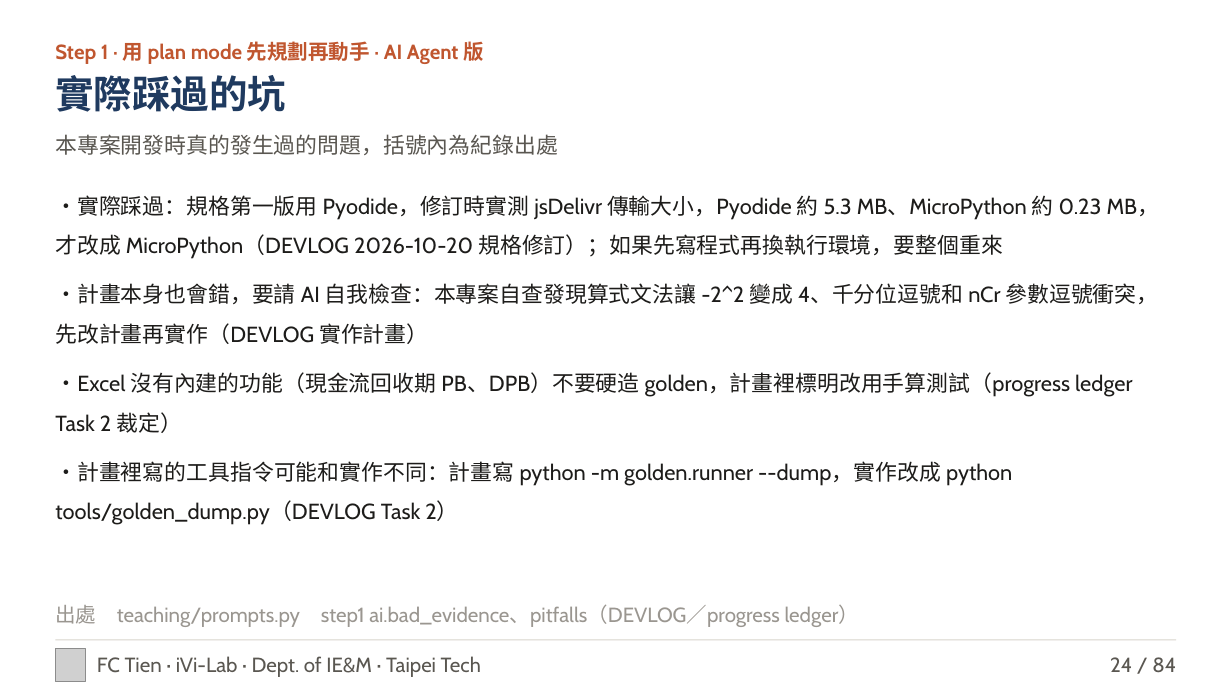
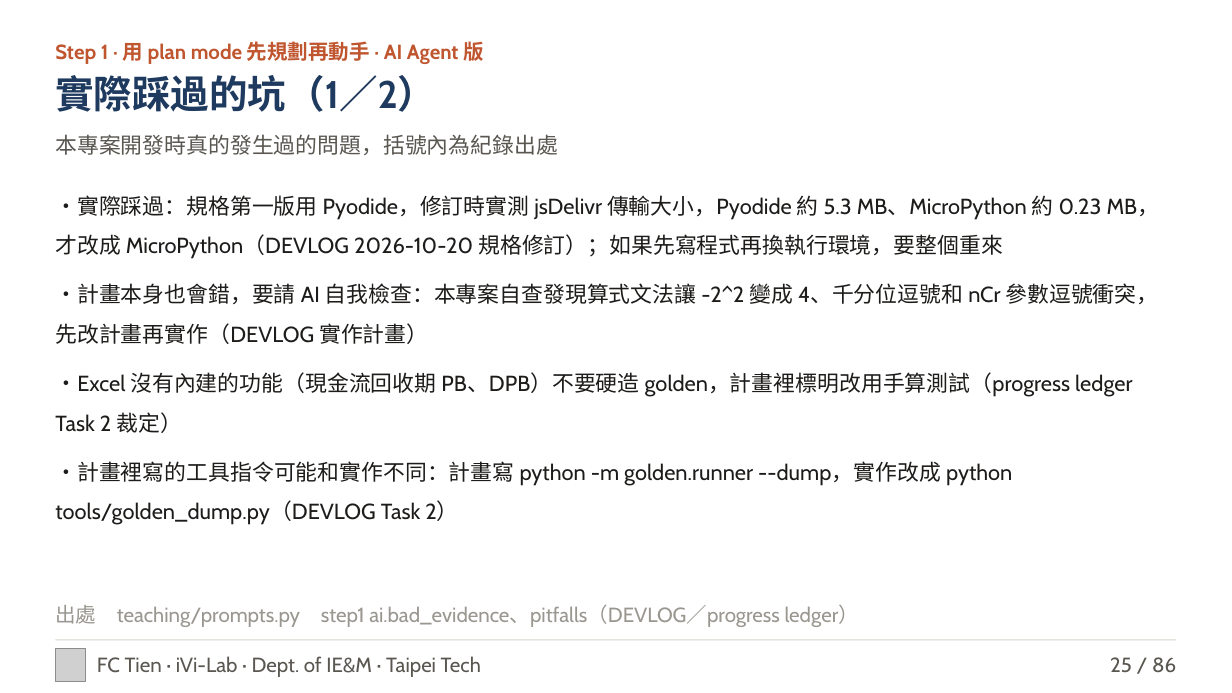
Before and after one commit to fctien/Statistics-Accouting-Calculator, a slide deck: slide 25 of teaching/out/BACalc_AI_講稿.pptx (slide 24 before the commit). Drawn at 1232x693 pixels with LibreOffice and Linux fonts; fonts in the diff are those of the drawing; grey boxes stand for pictures. Boxes give left, top, right and bottom in pixels: in the first picture for what was removed or moved away, otherwise in the second. Text is boxed around its words. In the diff, an @@ line names an element or a change of style, - is before the commit and + after.

```diff
--- a/teaching/out/BACalc_AI_講稿.pptx
+++ b/teaching/out/BACalc_AI_講稿.pptx
@@ text at box(55, 75, 436, 112): text changed @@
-實際踩過的坑
+實際踩過的坑（1／2）
@@ text at box(1110, 657, 1176, 673): text changed @@
-24 / 84
+25 / 86
```
Also in this commit, not shown: 82 other slides changed, 2 slides added, 18 other files.
